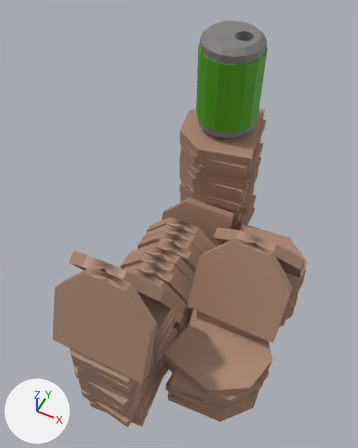
What one commit did to the FBX model Assets/Models/wieza_energol.fbx.
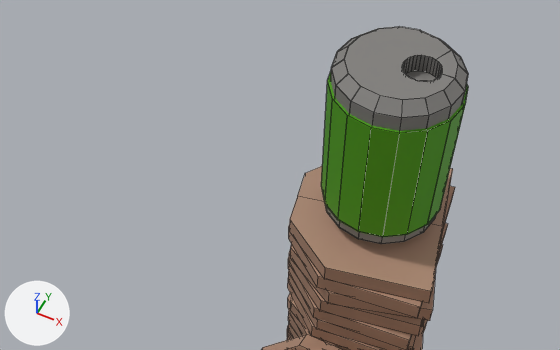
Old and new are each drawn whole from a 50 mm camera at (3.12, -10.52, 15.58) aimed at (-1.41, -1.46, 4.25) and again close up from a 50 mm camera at (0.65, -5.87, 15.67) aimed at (-2.86, 1.14, 6.9). Arrows for +X, +Y and +Z are at lower left; the lights stay in place. The close-ups show mesh edges as thin lines. Where no turn or scale is listed for an object, it has been applied to the vertices. Vertices at the same position are counted once.
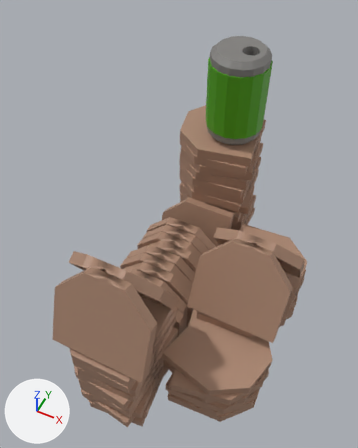
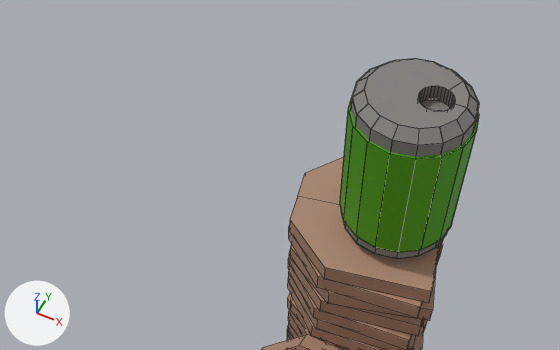
The newer file is also rescaled (x1.082), turned or shifted as a whole; pictures and numbers use the older file's frame.

Pixel boxes [x1, y1, x2, y2] of what changed, in the close-ups (560 x 350 px; the box of a moved part takes in the faces that stretch with it):
'Cube.011', reshaped: before [262, 26, 468, 350]; after [262, 58, 479, 350]
part 1 of me_cube_054, moved or reshaped: before [321, 72, 468, 237]; after [340, 94, 479, 253]
part 2 of me_cube_054, moved or reshaped: before [325, 26, 468, 244]; after [341, 58, 479, 259]

Edits to the bpy script that builds the scene:
```text
Change me_cube_054:
    where me_cube_054.from_pydata(...)  # 1152 vertices, 880 faces; spans x -2.2..3.73, y -6.32..4.35, z -3.39..4.99
    used by ob_cube_011; location = (-1.17, -0.05, 3.38)
    me_cube_054 part 1: the loose piece of 32 vertices spanning x -1.57..0.52, y 1.73..3.82, z 2.16..4.56 is scaled about its middle by 0.924, then moved by (0.36, -0.21, -0.16)
    me_cube_054 part 2: the loose piece of 128 vertices spanning x -1.52..0.48, y 1.78..3.78, z 1.63..4.99 is scaled about its middle by 0.924, then moved by (0.36, -0.21, -0.16)
```
